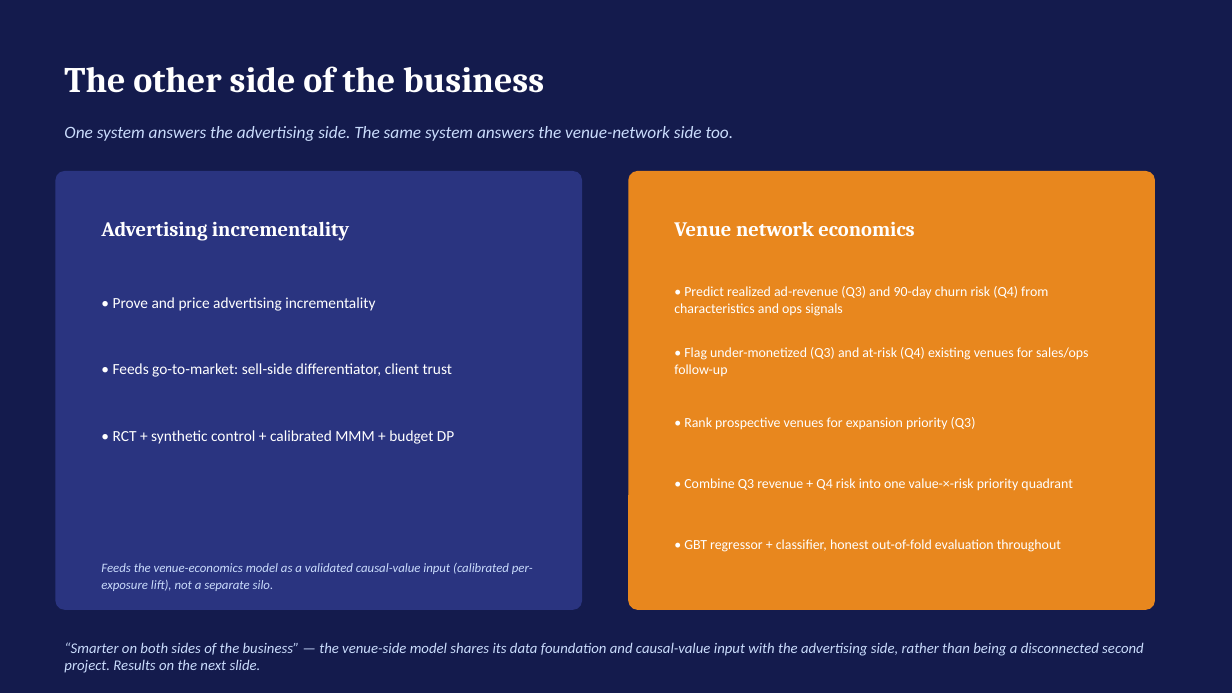
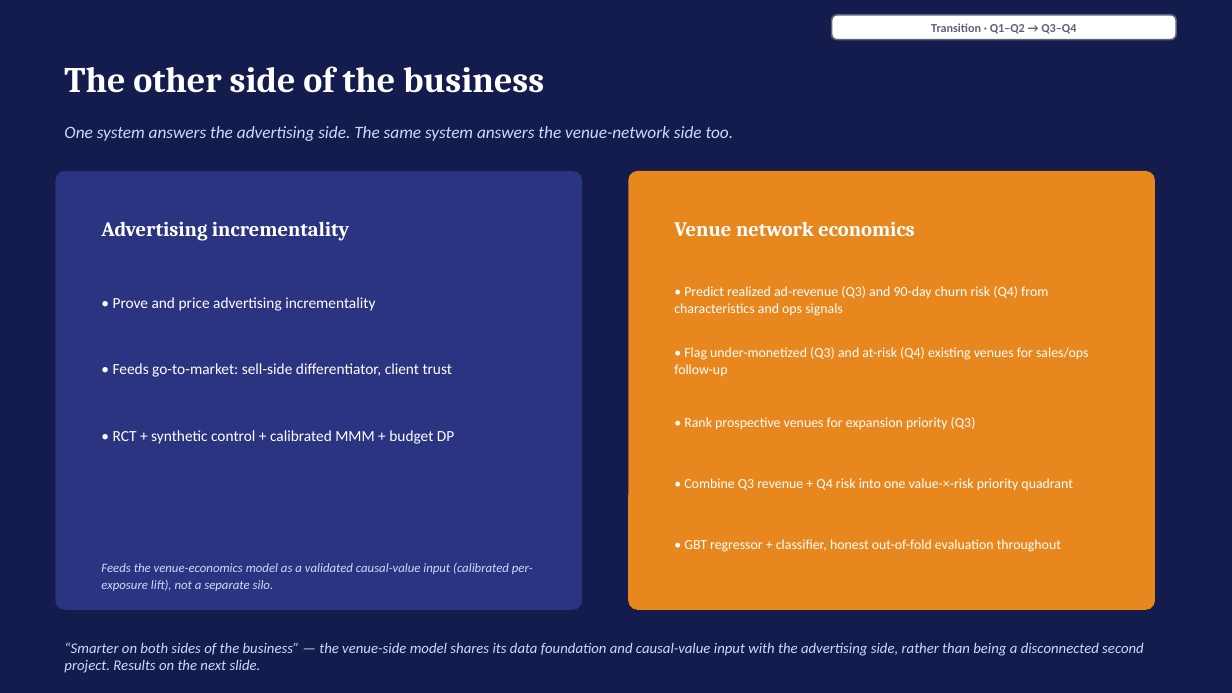
Before and after one commit to crystal1361/atmosphere-dooh-measurement, a slide deck: slide 12 of deck/AtmosphereTV_DOOH_Measurement.pptx. Drawn at 1232x693 pixels with LibreOffice and Linux fonts; fonts in the diff are those of the drawing. Boxes give left, top, right and bottom in pixels: in the first picture for what was removed or moved away, otherwise in the second. Text is boxed around its words. In the diff, an @@ line names an element or a change of style, - is before the commit and + after.

```diff
--- a/deck/AtmosphereTV_DOOH_Measurement.pptx
+++ b/deck/AtmosphereTV_DOOH_Measurement.pptx
@@ rounded rectangle added at <box>832,15,1177,40</box>, fill #FFFFFF, outline #5B6178 1.25 pt @@
@@ text added at <box>931,23,1076,34</box>, 9.5 pt, text #5B6178, bold @@
+Transition · Q1–Q2 → Q3–Q4
```
Also in this commit, not shown: 8 other slides changed, 2 other files.
